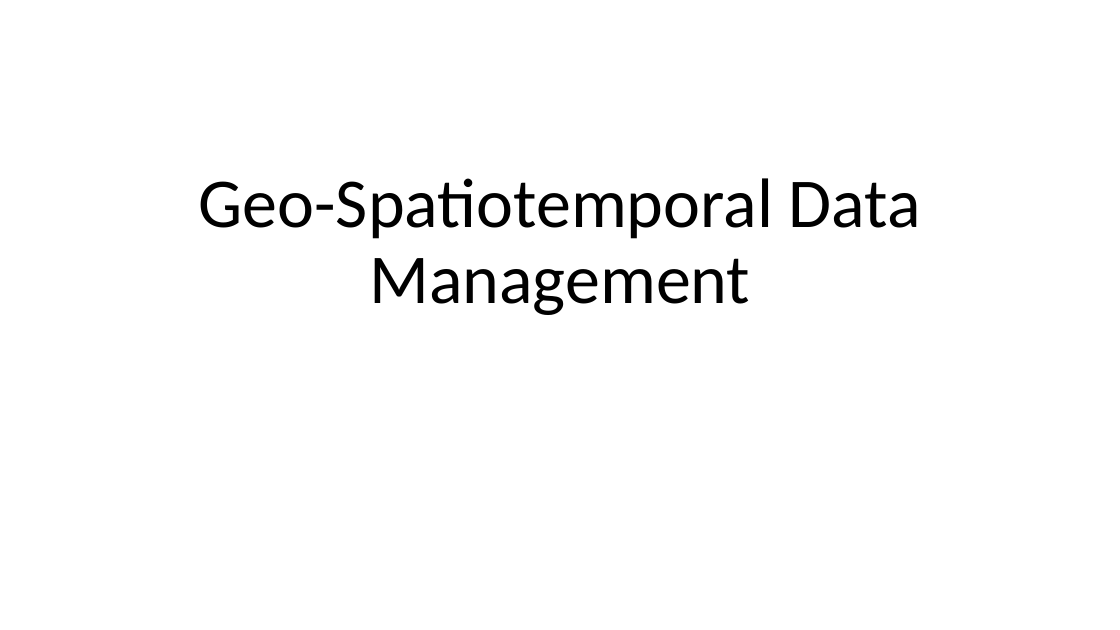
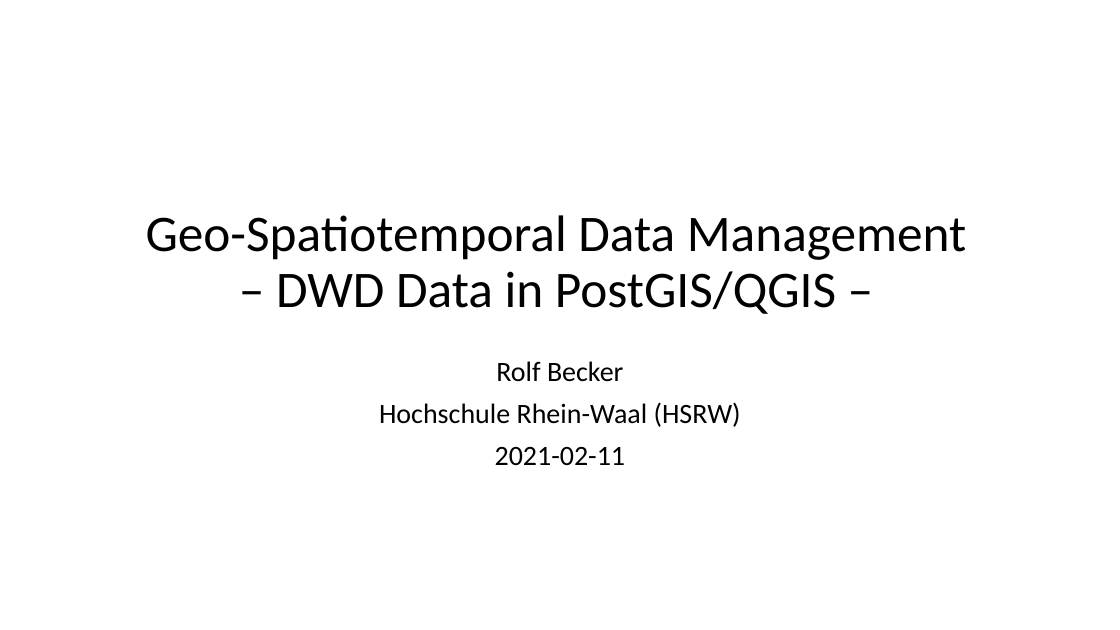
Before and after one commit to rolfbecker/opengeo, a slide deck: slide 1 of geo0940_PostGIS_QGIS_TM_DWD_Prec/PostGIS_QGIS_TimeManager.pptx. Drawn at 1120x630 pixels with LibreOffice and Linux fonts; fonts in the diff are those of the drawing. Boxes give left, top, right and bottom in pixels: in the first picture for what was removed or moved away, otherwise in the second. Text is boxed around its words. In the diff, an @@ line names an element or a change of style, - is before the commit and + after.

```diff
--- a/geo0940_PostGIS_QGIS_TM_DWD_Prec/PostGIS_QGIS_TimeManager.pptx
+++ b/geo0940_PostGIS_QGIS_TM_DWD_Prec/PostGIS_QGIS_TimeManager.pptx
@@ title at [146,215,966,314]: text changed; size 60 to 44 pt @@
-Geo-Spatiotemporal Data Management
+Geo-Spatiotemporal Data Management
+– DWD Data in PostGIS/QGIS –
@@ subtitle added at [379,361,741,465], 24 pt, text #000000 @@
+Rolf Becker
+Hochschule Rhein-Waal (HSRW)
+2021-02-11
```
Also in this commit, not shown: 3 other slides changed, 3 slides added, 7 other files.
